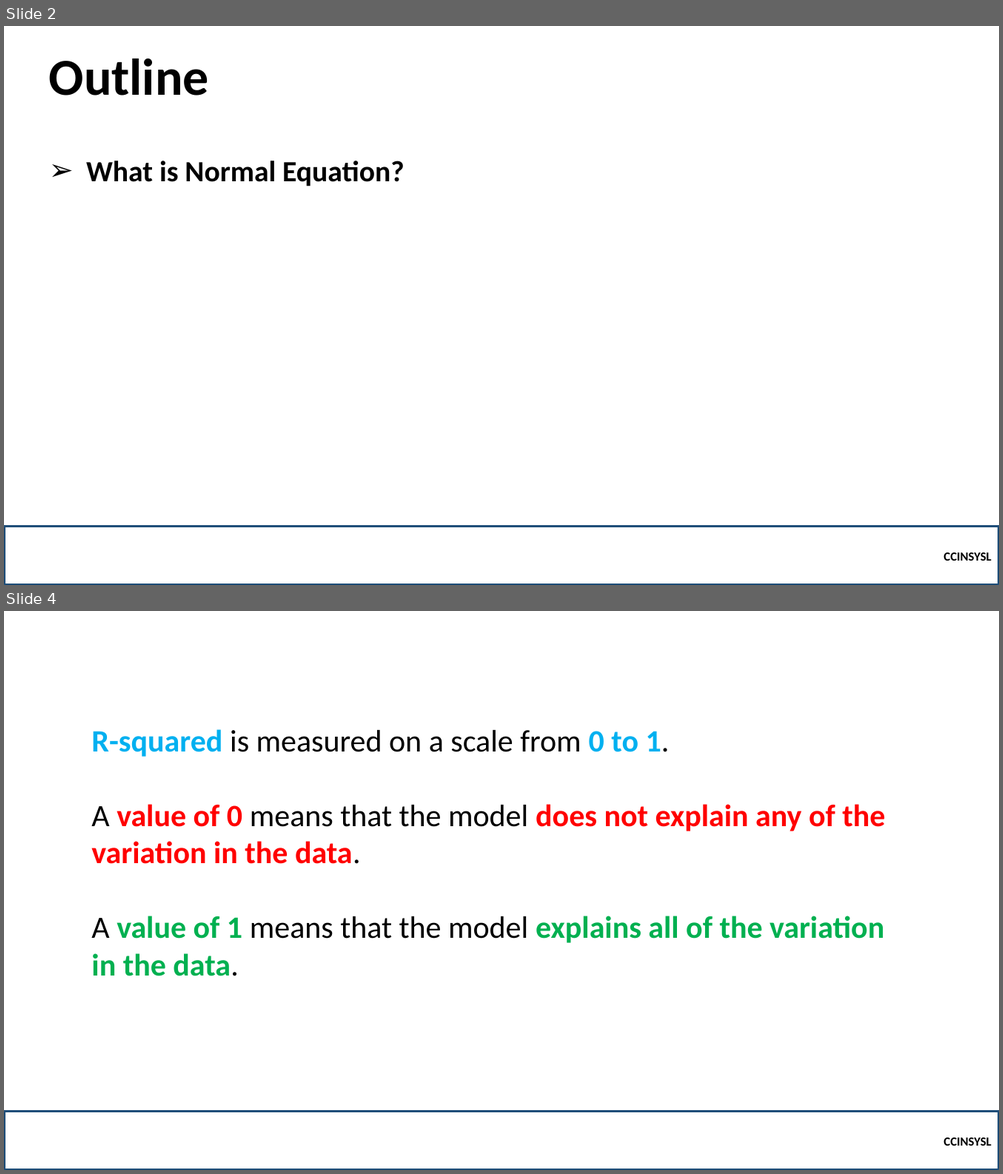
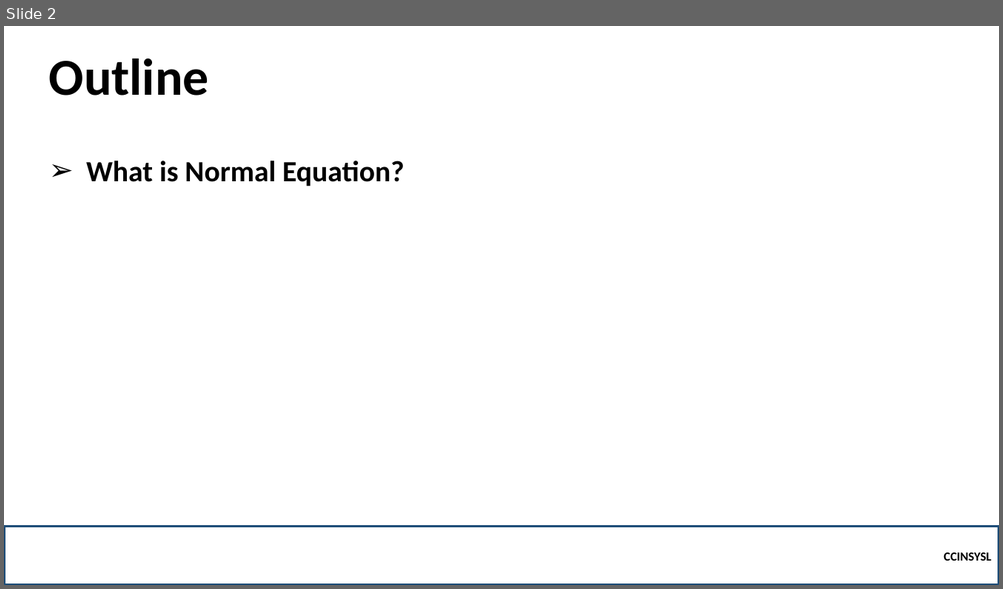
Before and after one commit to robitussin/CCINSYSL, a slide deck: 5 - Multiple Linear Regression/Normal Equation.pptx. Shown one above the other, each under a label of ours: slides 2 and 4 before the commit, slide 2 after it; the slides between them are not shown. The pictures are 1003x1174 and 1003x589 pixels, drawn with LibreOffice and Linux fonts; fonts in the diff are those of the drawing; grey boxes stand for pictures; background and template pictures are left out. Boxes give left, top, right and bottom in pixels: in the first picture for what was removed or moved away, otherwise in the second. Text is boxed around its words. In the diff, an @@ line names an element or a change of style, - is before the commit and + after.

```diff
--- a/5 - Multiple Linear Regression/Normal Equation.pptx
+++ b/5 - Multiple Linear Regression/Normal Equation.pptx
@@ slide 4 removed at (4,611,999,1170), background picture (left out) @@
@@ text removed at (91,729,885,977) @@
-R-squared is measured on a scale from 0 to 1.
-A value of 0 means that the model does not explain any of the variation in the data.
-A value of 1 means that the model explains all of the variation in the data.
@@ rectangle removed at (4,1112,999,1170) @@
-CCINSYSL
```
Also in this commit, not shown: 4 slides changed, 4 slides added, 5 other slides removed, 2 other files.
